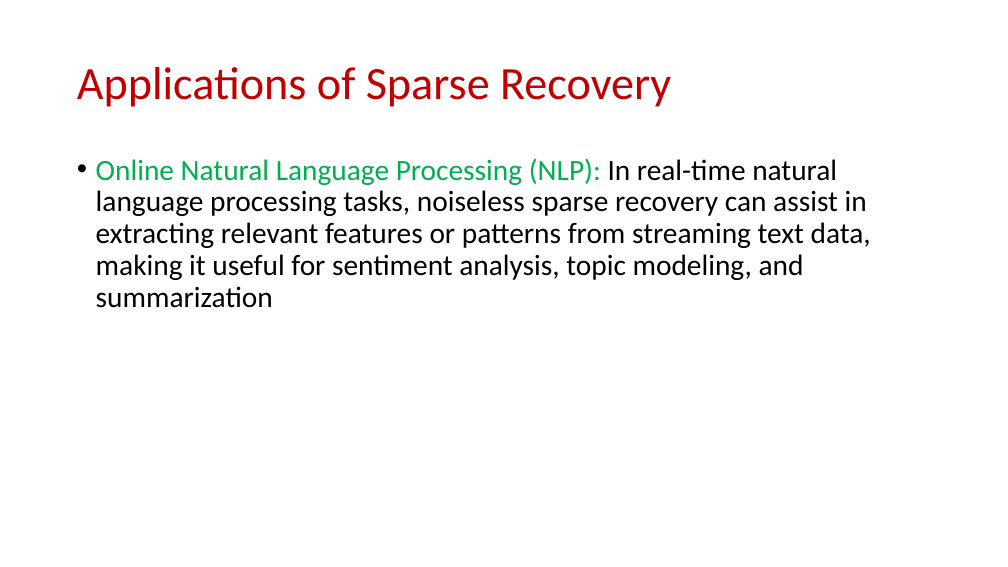
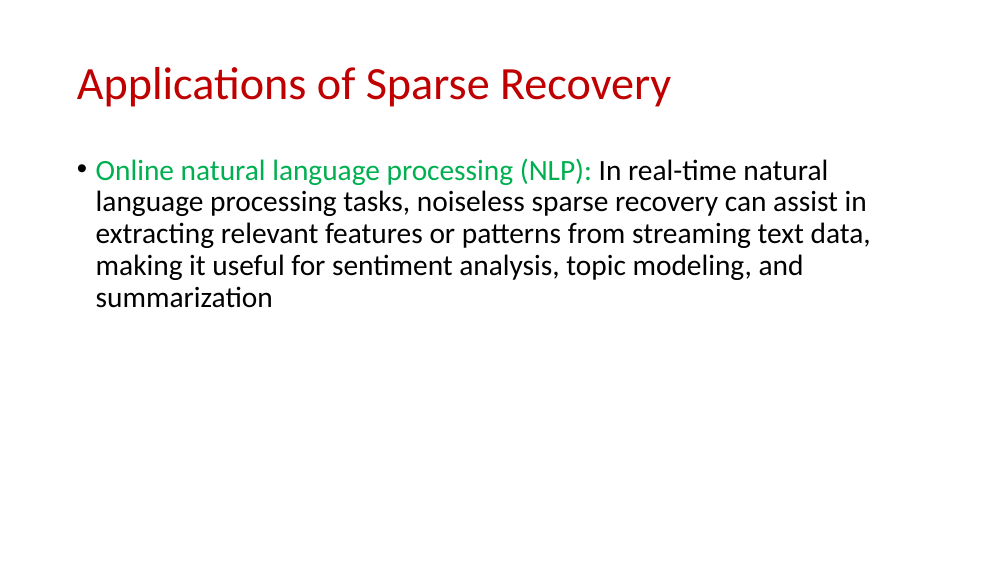
Before and after one commit to samsonzhou/samsonzhou.github.io, a slide deck: slide 8 of CSCE689-23/L15.pptx (slide 4 before the commit). Drawn at 1008x567 pixels with LibreOffice and Linux fonts; fonts in the diff are those of the drawing. Boxes give left, top, right and bottom in pixels: in the first picture for what was removed or moved away, otherwise in the second. Text is boxed around its words. In the diff, an @@ line names an element or a change of style, - is before the commit and + after.

```diff
--- a/CSCE689-23/L15.pptx
+++ b/CSCE689-23/L15.pptx
@@ text at (x1=96, y1=158, x2=871, y2=308): text changed @@
-• Online Natural Language Processing (NLP): In real-time natural language processing tasks, noiseless sparse recovery can assist in extracting relevant features or patterns from streaming text data, making it useful for sentiment analysis, topic modeling, and summarization
+• Online natural language processing (NLP): In real-time natural language processing tasks, noiseless sparse recovery can assist in extracting relevant features or patterns from streaming text data, making it useful for sentiment analysis, topic modeling, and summarization
```
Also in this commit, not shown: 2 other slides changed, 5 slides added, 2 other files.
